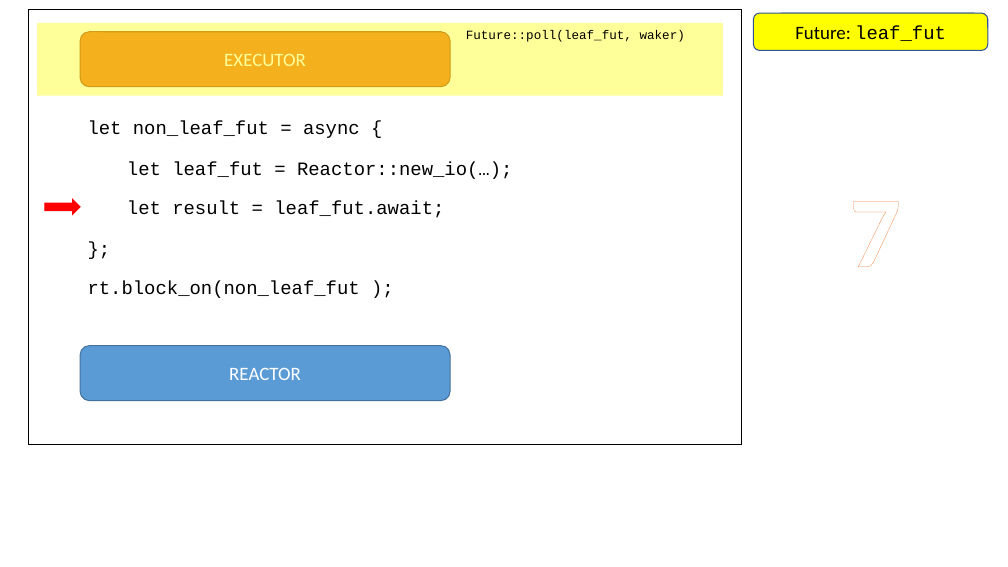
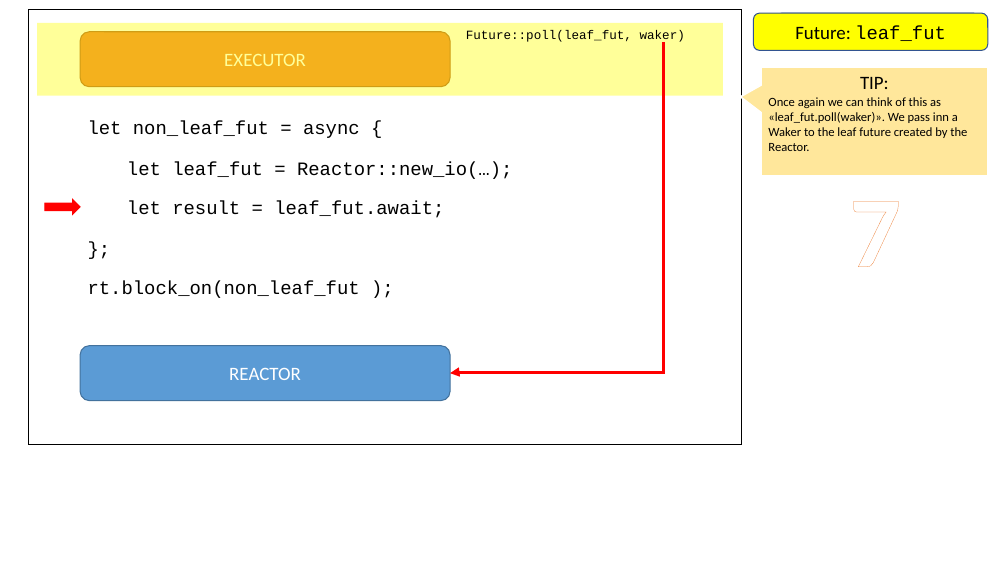
Before and after one commit to pedromfedricci/books-futures-explained, a slide deck: slide 8 of resources/futures_animation.pptx. Drawn at 1008x567 pixels with LibreOffice and Linux fonts; fonts in the diff are those of the drawing. Boxes give left, top, right and bottom in pixels: in the first picture for what was removed or moved away, otherwise in the second. Text is boxed around its words. In the diff, an @@ line names an element or a change of style, - is before the commit and + after.

```diff
--- a/resources/futures_animation.pptx
+++ b/resources/futures_animation.pptx
@@ elbow arrow added from (664, 42) to (450, 374), #FF0000 3 pt @@
@@ speech box added at (x1=761, y1=67, x2=988, y2=176), fill #FFE79B, outline #FFFFFF 1.5 pt, 12 pt, text #000000 @@
+TIP:
+Once again we can think of this as «leaf_fut.poll(waker)». We pass inn a Waker to the leaf future created by the Reactor.
```
Also in this commit, not shown: 16 other slides changed, 1 slide removed, 17 other files.
